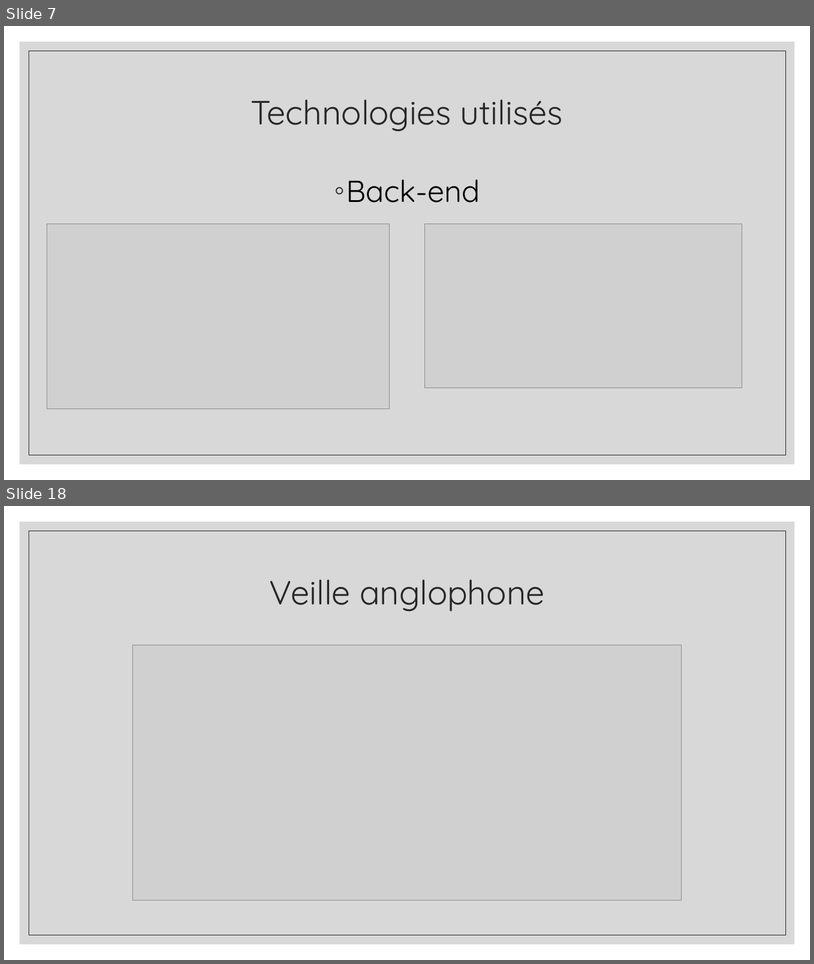
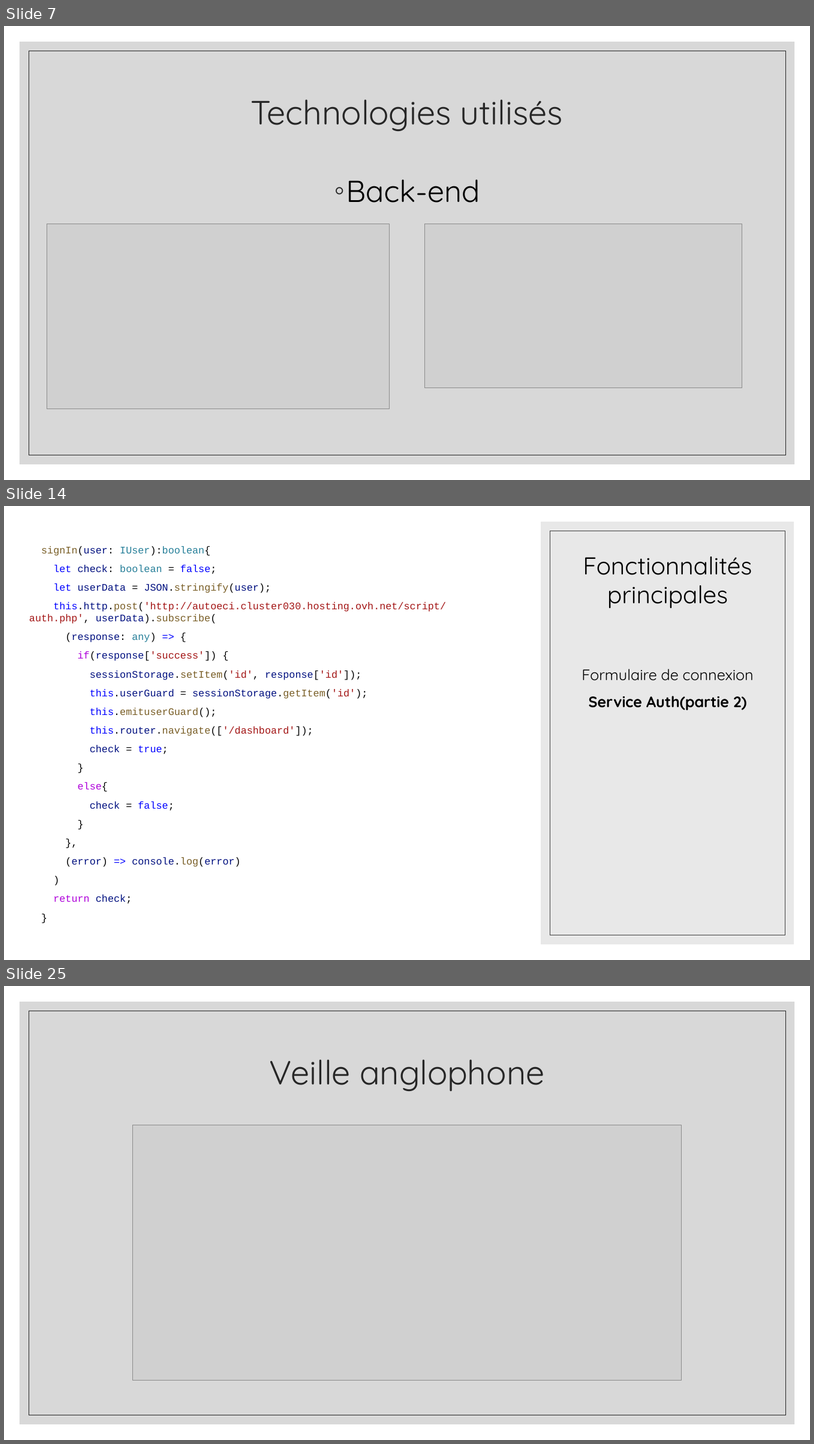
Before and after one commit to reyvaxreecded/Doc-Exam, a slide deck: Diapo.odp. Shown one above the other, each under a label of ours: slides 7 and 18 before the commit, slides 7, 14 and 25 after it; the slides between them are not shown. The pictures are 814x964 and 814x1444 pixels, drawn with LibreOffice and Linux fonts; fonts in the diff are those of the drawing; grey boxes stand for pictures. Boxes give left, top, right and bottom in pixels: in the first picture for what was removed or moved away, otherwise in the second. Text is boxed around its words. In the diff, an @@ line names an element or a change of style, - is before the commit and + after.

```diff
--- a/Diapo.odp
+++ b/Diapo.odp
@@ slide 14 added at [4,506,810,960], background #FFFFFF @@
@@ freeform shape added at [541,522,794,944], fill #D9D9D9 at 60% opacity @@
@@ freeform shape added at [550,531,786,935], outline #404040 0.51 pt @@
@@ text added at [29,546,446,903], 12 pt, text #001080 @@
+signIn(user: IUser):boolean{
+let check: boolean = false;
+let userData = JSON.stringify(user);
+this.http.post('http://autoeci.cluster030.hosting.ovh.net/script/auth.php', userData).subscribe(
+(response: any) => {
+if(response['success']) {
+sessionStorage.setItem('id', response['id']);
+this.userGuard = sessionStorage.getItem('id');
+this.emituserGuard();
+this.router.navigate(['/dashboard']);
+check = true;
+}
+else{
+check = false;
+}
+},
+(error) => console.log(error)
+)
+return check;
+}
@@ title added at [583,556,752,608], 29 pt, text #000000 @@
+Fonctionnalités principales
@@ text added at [582,669,754,710], 18 pt, text #000000 @@
+Formulaire de connexion
+Service Auth(partie 2)
@@ what was slide 18 is now slide 25 @@
```
Also in this commit, not shown: 12 slides changed, 8 other slides added, 4 slides removed.
